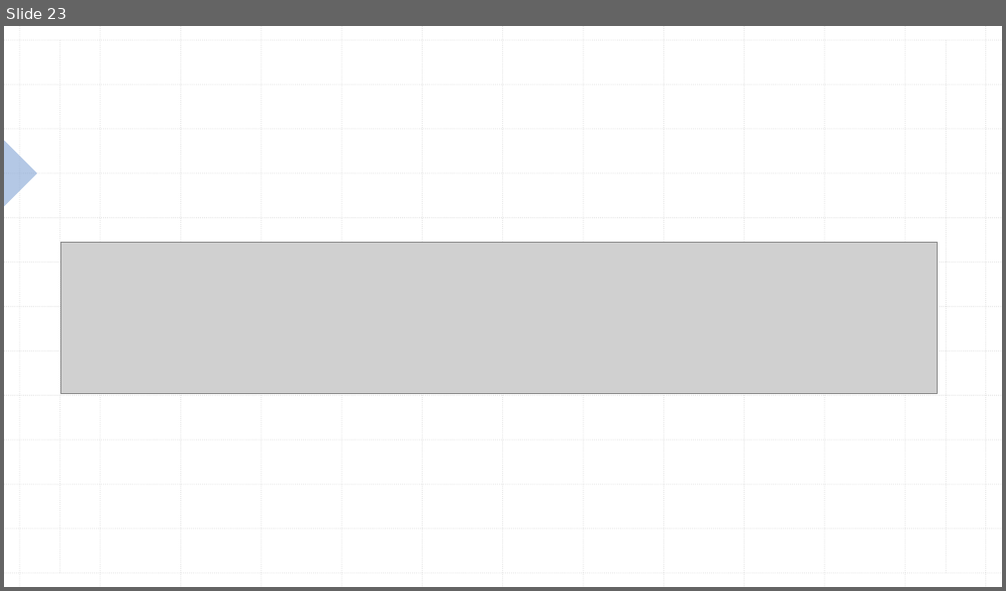
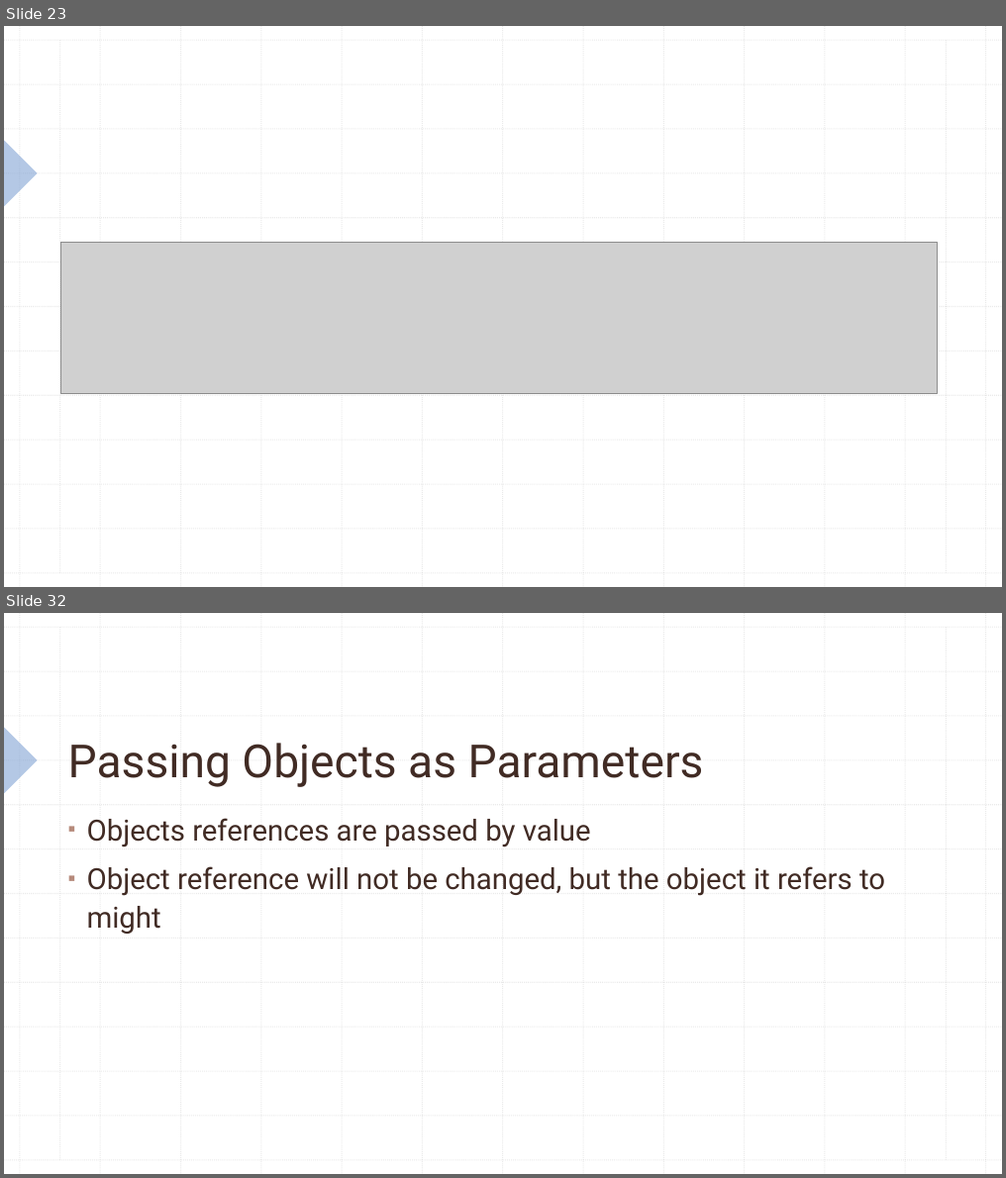
Before and after one commit to KarinaSang/Teaching, a slide deck: AP Java/Week3/Week3.pptx. Shown one above the other, each under a label of ours: slide 23 before the commit, slides 23 and 32 after it; the slides between them are not shown. The pictures are 1006x591 and 1006x1178 pixels, drawn with LibreOffice and Linux fonts; fonts in the diff are those of the drawing; grey boxes stand for pictures. Boxes give left, top, right and bottom in pixels: in the first picture for what was removed or moved away, otherwise in the second. Text is boxed around its words. In the diff, an @@ line names an element or a change of style, - is before the commit and + after.

```diff
--- a/AP Java/Week3/Week3.pptx
+++ b/AP Java/Week3/Week3.pptx
@@ slide 32 added at box(4, 613, 1002, 1174), background #FFFFFF; not listed: 29 template elements that a slide beside it also shows @@
@@ title added at box(68, 743, 704, 787), 44 pt, text #412B24 @@
+Passing Objects as Parameters
@@ text added at box(87, 818, 885, 934), 28 pt, text #412B24 @@
+▪ Objects references are passed by value
+▪ Object reference will not be changed, but the object it refers to might
```
Also in this commit, not shown: 24 other slides added, 8 slides removed, 11 other files.
